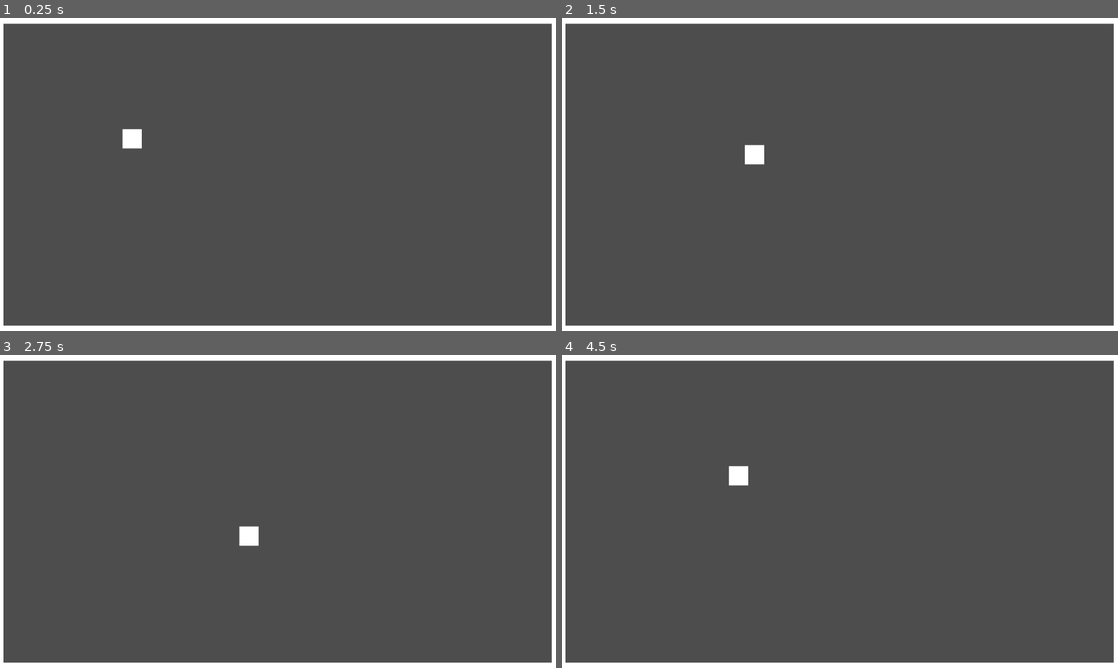
Above: before the commit, frames 1-4 (two rows, left to right).
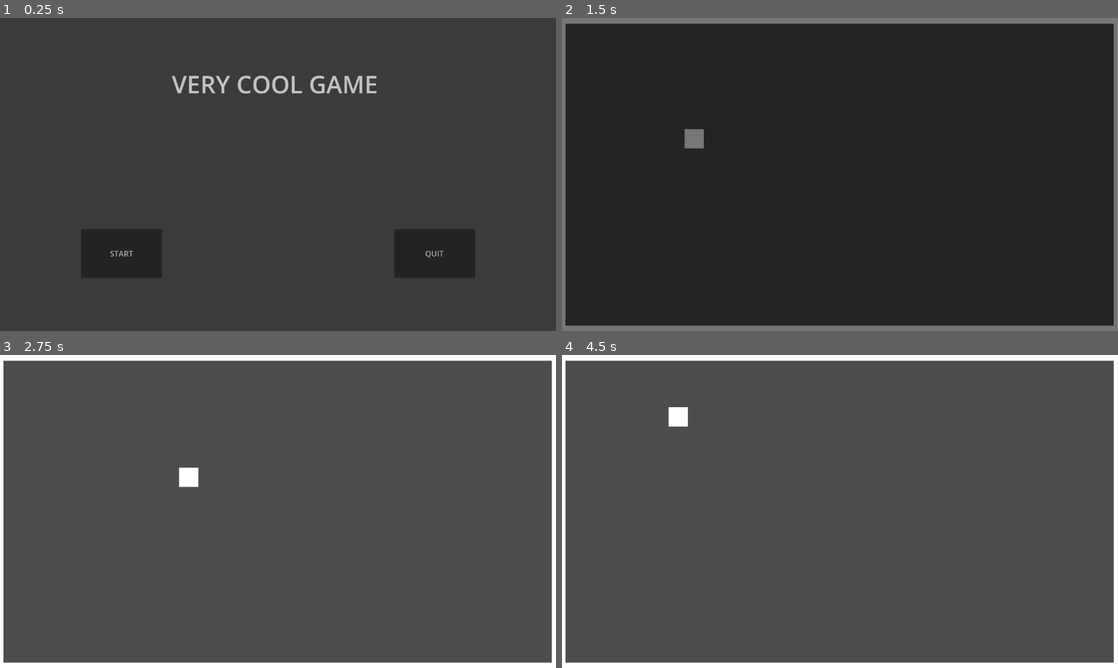
Above: after the commit, the same moments.

Repository: Jodios/brackeysgamejam2025
Game: Godot game, scene res://main.tscn
Same seed, same stepped clock (60 frames per second), same inputs: the game is played once before the commit and once after it.
Inputs:
- Up to frame 1 (0.25 s): no input
- Up to frame 2 (1.5 s): hold D (right) 0.53-1.28 s; hold S (down) from 1.28 s (still down)
- Up to frame 3 (2.75 s): release S (down) at 2.03 s; hold D (right) from 2.03 s (still down)
- Up to frame 4 (4.5 s): release D (right) at 2.78 s; hold W (up) 2.78-3.53 s; hold A (left) from 3.53 s (still down)

The runs differ from the first frame. In frame 1, 11% of the frame differs, in the area x 0-100%, y 0-100%; in frame 2, 100%; in frame 3, 0.5%; in frame 4, 0.5%.

Commit message:
just adding basic transition (#1)
* just adding basic transition

* forgot to disable start screen

Diff:
--- a/globals/global.gd
+++ b/globals/global.gd
@@ -6,3 +6,7 @@
 const SKIP_MAIN_MENU: bool = true
 
 # others
+var viewport_size: Vector2
+
+func _ready() -> void:
+    viewport_size = get_viewport().get_visible_rect().size
--- /dev/null
+++ b/globals/transitions.gd
@@ -0,0 +1,16 @@
+extends Control
+
+@onready var animation_player: AnimationPlayer = $AnimationPlayer
+@onready var color_rect: ColorRect = $ColorRect
+
+func _ready() -> void:
+	color_rect.size = Global.viewport_size
+
+func fade_in(target: String) -> void:
+	get_tree().paused = true
+	animation_player.play("fade_in")
+	await animation_player.animation_finished
+	get_tree().change_scene_to_file(target)
+	animation_player.play_backwards("fade_in")
+	await animation_player.animation_finished
+	get_tree().paused = false
--- /dev/null
+++ b/globals/transitions.tscn
@@ -0,0 +1,58 @@
+[gd_scene load_steps=5 format=3 uid="uid://dcm40frrm64d0"]
+
+[ext_resource type="Script" uid="uid://0nae56seq6mb" path="res://globals/transitions.gd" id="1_ok7k3"]
+
+[sub_resource type="Animation" id="Animation_ok7k3"]
+resource_name = "fade_in"
+tracks/0/type = "value"
+tracks/0/imported = false
+tracks/0/enabled = true
+tracks/0/path = NodePath("ColorRect:modulate")
+tracks/0/interp = 1
+tracks/0/loop_wrap = true
+tracks/0/keys = {
+"times": PackedFloat32Array(0, 1),
+"transitions": PackedFloat32Array(1, 1),
+"update": 0,
+"values": [Color(1, 1, 1, 0), Color(1, 1, 1, 1)]
+}
+
+[sub_resource type="Animation" id="Animation_b8vba"]
+length = 0.001
+tracks/0/type = "value"
+tracks/0/imported = false
+tracks/0/enabled = true
+tracks/0/path = NodePath("ColorRect:modulate")
+tracks/0/interp = 1
+tracks/0/loop_wrap = true
+tracks/0/keys = {
+"times": PackedFloat32Array(0),
+"transitions": PackedFloat32Array(1),
+"update": 0,
+"values": [Color(1, 1, 1, 0)]
+}
+
+[sub_resource type="AnimationLibrary" id="AnimationLibrary_b8vba"]
+_data = {
+&"RESET": SubResource("Animation_b8vba"),
+&"fade_in": SubResource("Animation_ok7k3")
+}
+
+[node name="Transitions" type="Control"]
+process_mode = 3
+z_index = 100
+layout_mode = 3
+anchors_preset = 0
+mouse_filter = 1
+script = ExtResource("1_ok7k3")
+
+[node name="AnimationPlayer" type="AnimationPlayer" parent="."]
+libraries = {
+&"": SubResource("AnimationLibrary_b8vba")
+}
+
+[node name="ColorRect" type="ColorRect" parent="."]
+modulate = Color(1, 1, 1, 0)
+offset_right = 1152.0
+offset_bottom = 648.0
+color = Color(0, 0, 0, 1)
--- a/main.gd
+++ b/main.gd
@@ -10,7 +10,7 @@
 		_on_start_button_pressed()
 
 func _on_start_button_pressed() -> void:
-	get_tree().change_scene_to_file(Scenes.Level1)
+	Transitions.fade_in(Scenes.Level1)
 
 func _on_quit_button_pressed() -> void:
 	get_tree().quit()
--- a/project.godot
+++ b/project.godot
@@ -21,6 +21,7 @@
 Inputs="*res://globals/inputs.gd"
 Signals="*res://globals/signals.gd"
 Scenes="*res://globals/scenes.gd"
+Transitions="*res://globals/transitions.tscn"
 
 [display]
 
Not shown, added: globals/transitions.gd.uid
